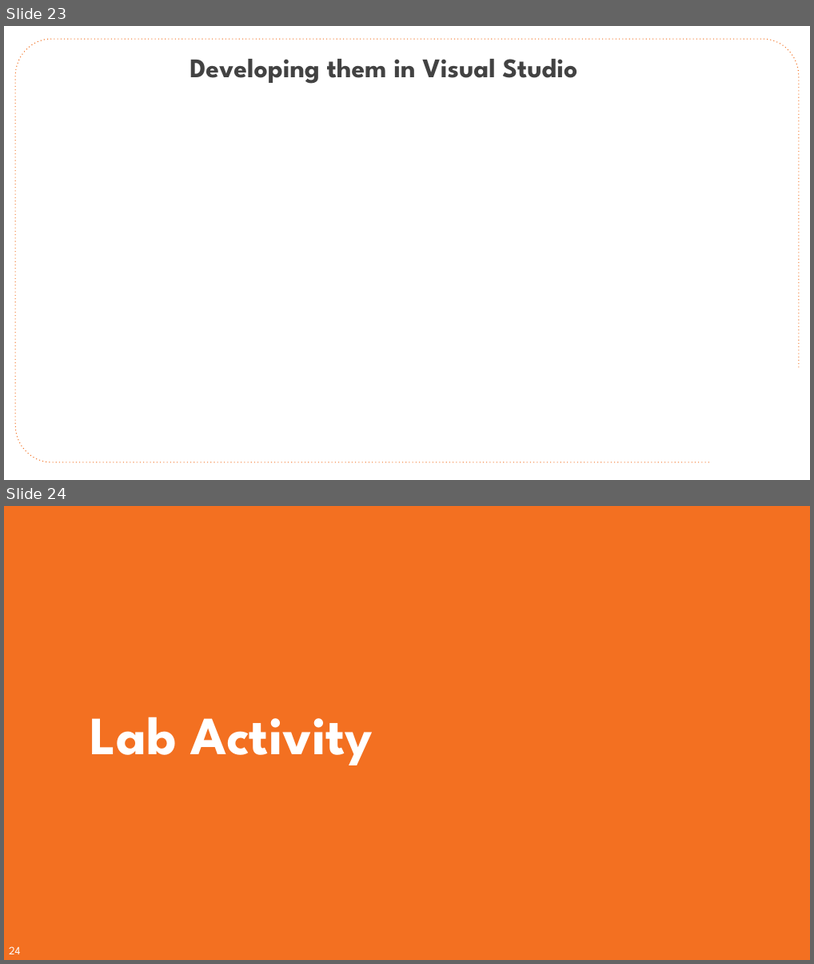
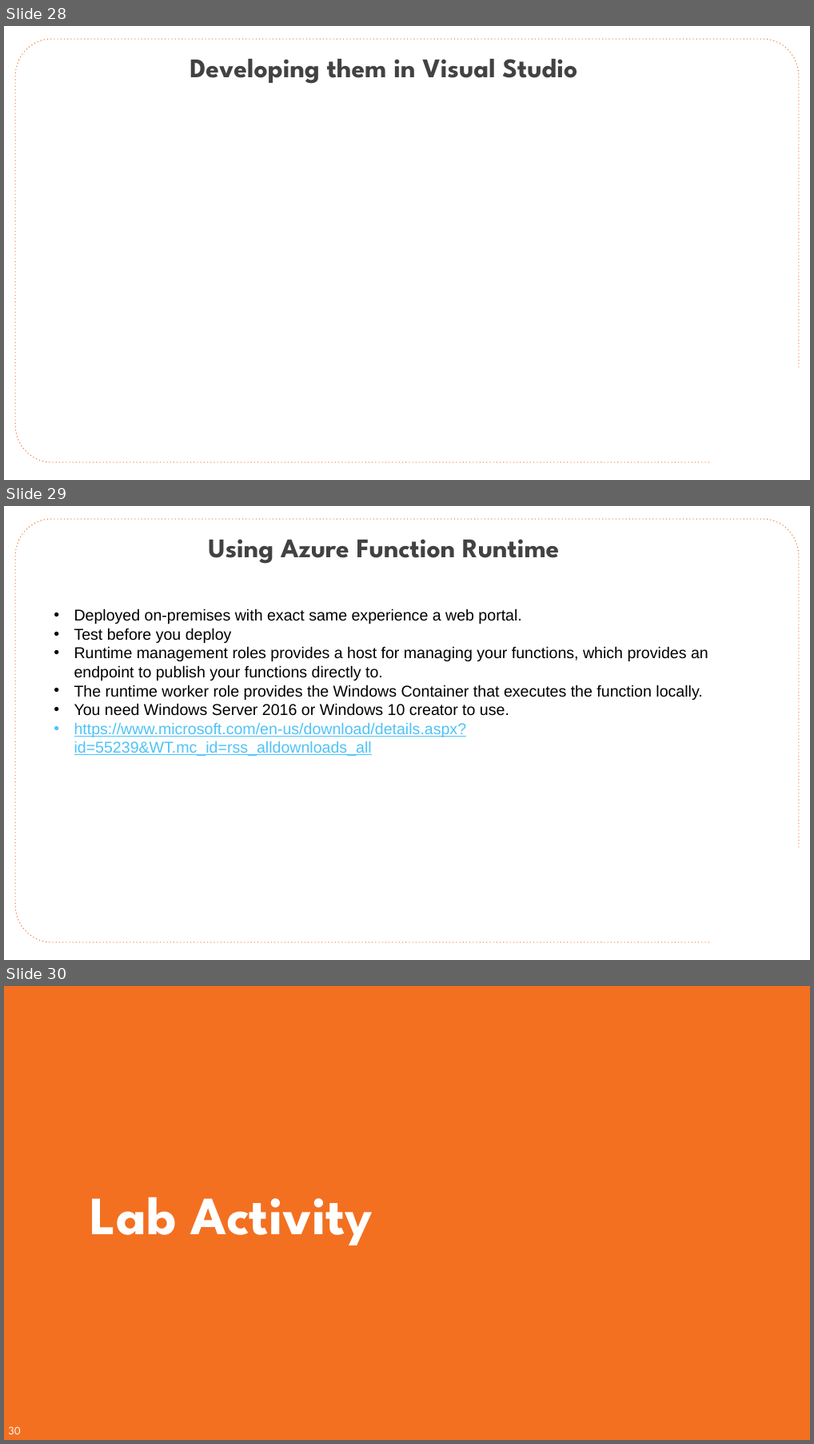
Before and after one commit to CloudSpecOps/Serverless-Architectures-with-Azure, a slide deck: Session Presentation/Azure-Serverless-Architecture-Session-Day-1.pptx. Shown one above the other, each under a label of ours: slides 23 and 24 before the commit, slides 28, 29 and 30 after it. The pictures are 814x964 and 814x1444 pixels, drawn with LibreOffice and Linux fonts; fonts in the diff are those of the drawing; background and template pictures are left out. Boxes give left, top, right and bottom in pixels: in the first picture for what was removed or moved away, otherwise in the second. Text is boxed around its words. In the diff, an @@ line names an element or a change of style, - is before the commit and + after.

```diff
--- a/Session Presentation/Azure-Serverless-Architecture-Session-Day-1.pptx
+++ b/Session Presentation/Azure-Serverless-Architecture-Session-Day-1.pptx
@@ slide 29 added at box(4, 506, 810, 960), background #FFFFFF; not listed: 1 template element that a slide beside it also shows @@
@@ text added at box(208, 539, 559, 564), 48 pt, text #424242, bold @@
+Using Azure Function Runtime
@@ text added at box(74, 608, 709, 756), 28 pt, text #000000 @@
+• Deployed on-premises with exact same experience a web portal.
+• Test before you deploy
+• Runtime management roles provides a host for managing your functions, which provides an endpoint to publish your functions directly to.
+• The runtime worker role provides the Windows Container that executes the function locally.
+• You need Windows Server 2016 or Windows 10 creator to use.
+• https://www.microsoft.com/en-us/download/details.aspx?id=55239&WT.mc_id=rss_alldownloads_all
@@ what was slide 23 is now slide 28 @@
@@ what was slide 24 is now slide 30 @@
@@ page number at box(9, 1426, 21, 1434): text changed @@
-24
+30
```
Also in this commit, not shown: 10 slides changed, 7 other slides added.
